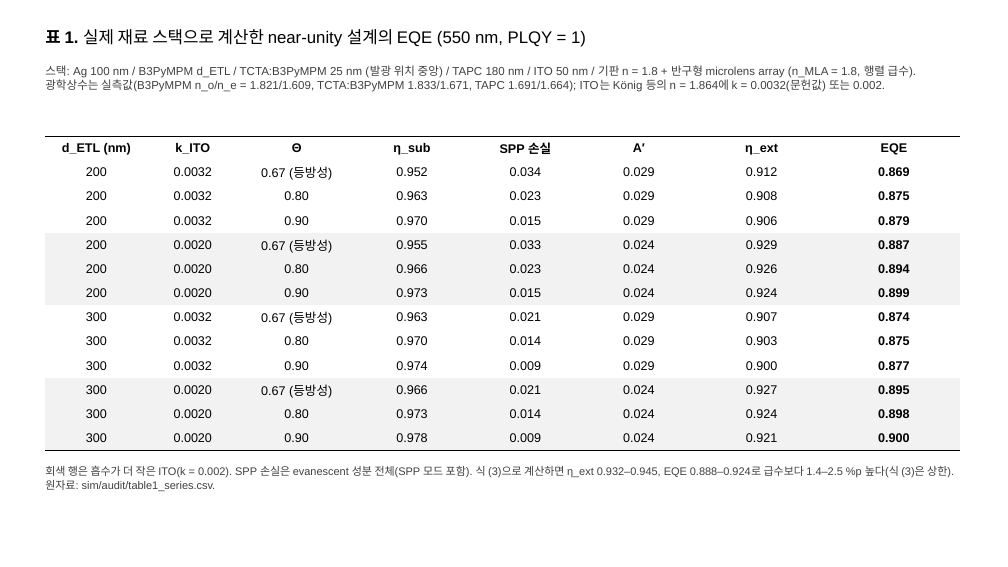
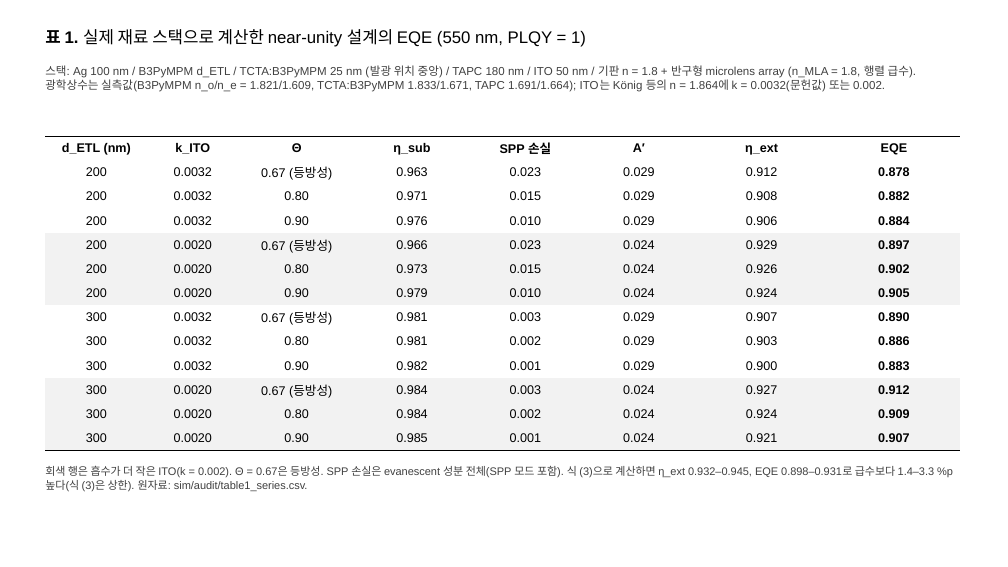
Before and after one commit to jjoono/OLED-, a slide deck: slide 1 of figures/table1/table1.pptx. Drawn at 1008x567 pixels with LibreOffice and Linux fonts; fonts in the diff are those of the drawing. Boxes give left, top, right and bottom in pixels: in the first picture for what was removed or moved away, otherwise in the second. Text is boxed around its words. In the diff, an @@ line names an element or a change of style, - is before the commit and + after.

```diff
--- a/figures/table1/table1.pptx
+++ b/figures/table1/table1.pptx
@@ table at <box>45,136,960,451</box> @@
-row 2: 200 | 0.0032 | 0.67 (등방성) | 0.952 | 0.034 | 0.029 | 0.912 | 0.869
+row 2: 200 | 0.0032 | 0.67 (등방성) | 0.963 | 0.023 | 0.029 | 0.912 | 0.878
-row 3: 200 | 0.0032 | 0.80 | 0.963 | 0.023 | 0.029 | 0.908 | 0.875
+row 3: 200 | 0.0032 | 0.80 | 0.971 | 0.015 | 0.029 | 0.908 | 0.882
-row 4: 200 | 0.0032 | 0.90 | 0.970 | 0.015 | 0.029 | 0.906 | 0.879
+row 4: 200 | 0.0032 | 0.90 | 0.976 | 0.010 | 0.029 | 0.906 | 0.884
-row 5: 200 | 0.0020 | 0.67 (등방성) | 0.955 | 0.033 | 0.024 | 0.929 | 0.887
+row 5: 200 | 0.0020 | 0.67 (등방성) | 0.966 | 0.023 | 0.024 | 0.929 | 0.897
-row 6: 200 | 0.0020 | 0.80 | 0.966 | 0.023 | 0.024 | 0.926 | 0.894
+row 6: 200 | 0.0020 | 0.80 | 0.973 | 0.015 | 0.024 | 0.926 | 0.902
-row 7: 200 | 0.0020 | 0.90 | 0.973 | 0.015 | 0.024 | 0.924 | 0.899
+row 7: 200 | 0.0020 | 0.90 | 0.979 | 0.010 | 0.024 | 0.924 | 0.905
-row 8: 300 | 0.0032 | 0.67 (등방성) | 0.963 | 0.021 | 0.029 | 0.907 | 0.874
+row 8: 300 | 0.0032 | 0.67 (등방성) | 0.981 | 0.003 | 0.029 | 0.907 | 0.890
-row 9: 300 | 0.0032 | 0.80 | 0.970 | 0.014 | 0.029 | 0.903 | 0.875
+row 9: 300 | 0.0032 | 0.80 | 0.981 | 0.002 | 0.029 | 0.903 | 0.886
-row 10: 300 | 0.0032 | 0.90 | 0.974 | 0.009 | 0.029 | 0.900 | 0.877
+row 10: 300 | 0.0032 | 0.90 | 0.982 | 0.001 | 0.029 | 0.900 | 0.883
-row 11: 300 | 0.0020 | 0.67 (등방성) | 0.966 | 0.021 | 0.024 | 0.927 | 0.895
+row 11: 300 | 0.0020 | 0.67 (등방성) | 0.984 | 0.003 | 0.024 | 0.927 | 0.912
-row 12: 300 | 0.0020 | 0.80 | 0.973 | 0.014 | 0.024 | 0.924 | 0.898
+row 12: 300 | 0.0020 | 0.80 | 0.984 | 0.002 | 0.024 | 0.924 | 0.909
-row 13: 300 | 0.0020 | 0.90 | 0.978 | 0.009 | 0.024 | 0.921 | 0.900
+row 13: 300 | 0.0020 | 0.90 | 0.985 | 0.001 | 0.024 | 0.921 | 0.907
@@ text at <box>45,465,953,492</box>: text changed @@
-회색 행은 흡수가 더 작은 ITO(k = 0.002). SPP 손실은 evanescent 성분 전체(SPP 모드 포함). 식 (3)으로 계산하면 η_ext 0.932–0.945, EQE 0.888–0.924로 급수보다 1.4–2.5 %p 높다(식 (3)은 상한). 원자료: sim/audit/table1_series.csv.
+회색 행은 흡수가 더 작은 ITO(k = 0.002). Θ = 0.67은 등방성. SPP 손실은 evanescent 성분 전체(SPP 모드 포함). 식 (3)으로 계산하면 η_ext 0.932–0.945, EQE 0.898–0.931로 급수보다 1.4–3.3 %p 높다(식 (3)은 상한). 원자료: sim/audit/table1_series.csv.
```
Also in this commit, not shown: 16 other files.
